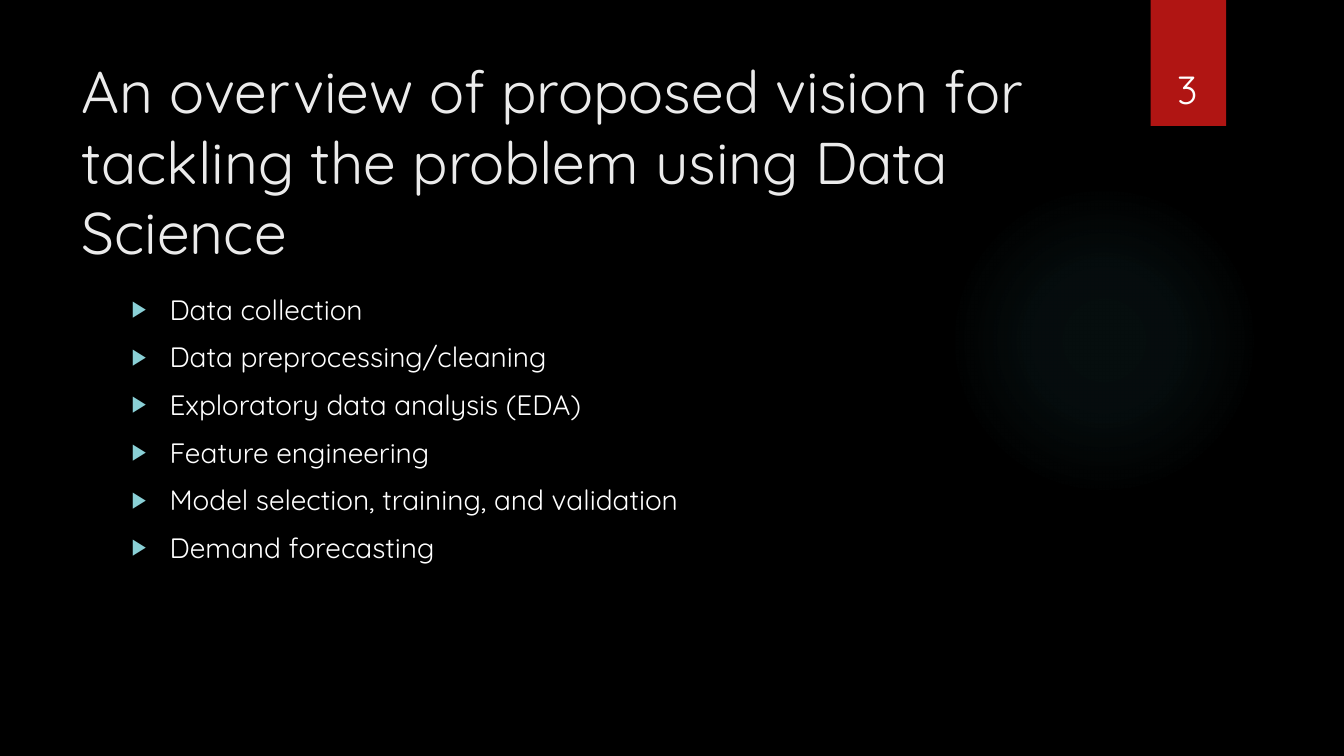
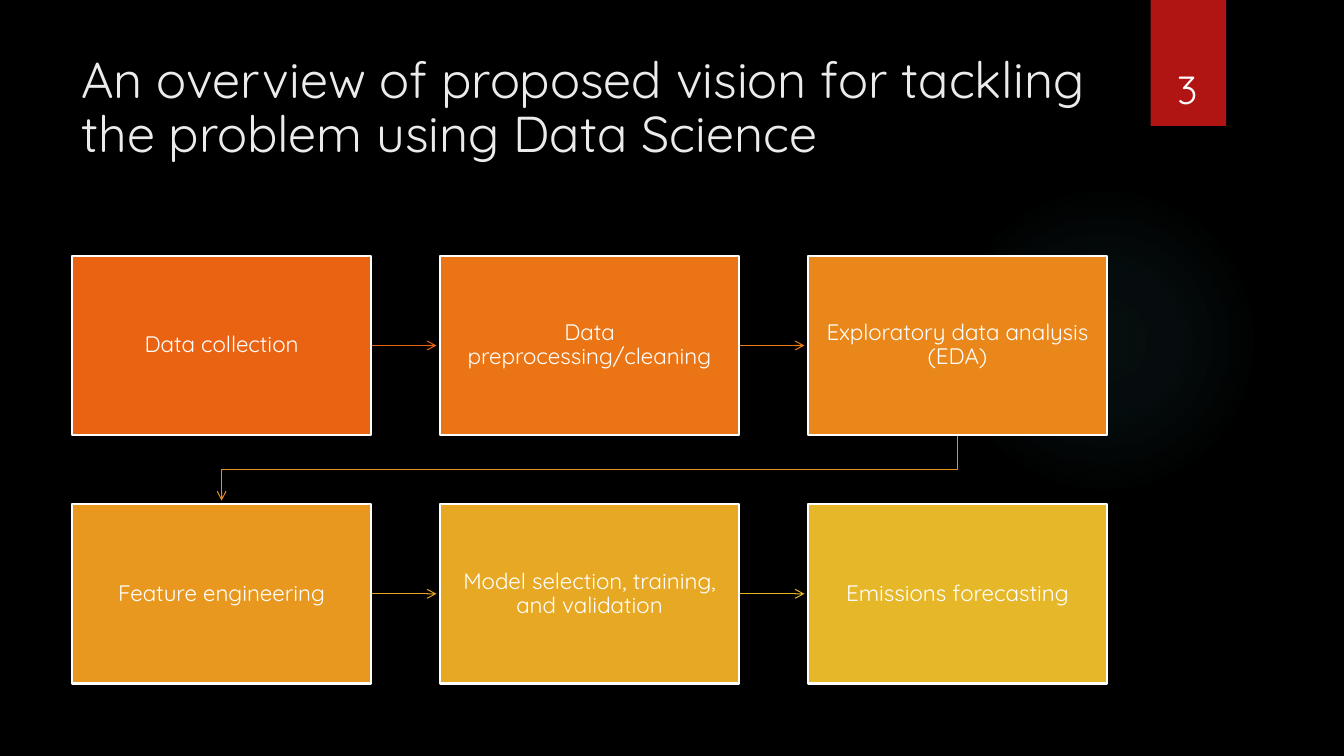
Before and after one commit to zaidjawadi/Capstone-Project, a slide deck: slide 3 of Sprint 1 Presentation.pptx. Drawn at 1344x756 pixels with LibreOffice and Linux fonts; fonts in the diff are those of the drawing; background and template pictures are left out. Boxes give left, top, right and bottom in pixels: in the first picture for what was removed or moved away, otherwise in the second. Text is boxed around its words. In the diff, an @@ line names an element or a change of style, - is before the commit and + after.

```diff
--- a/Sprint 1 Presentation.pptx
+++ b/Sprint 1 Presentation.pptx
@@ title "An overview of proposed vision ..." at [81, 60, 1085, 162]: size 42 to 36 pt; line spacing 1 to 0.9 @@
@@ text removed at [170, 299, 678, 564] @@
-▶ Data collection
-▶ Data preprocessing/cleaning
-▶ Exploratory data analysis (EDA)
-▶ Feature engineering
-▶ Model selection, training, and validation
-▶ Demand forecasting
@@ group added at [72, 256, 1108, 684]: 6 rectangles, 6 texts, 5 freeform shapes @@
+Data collection
+Data preprocessing/cleaning
+Exploratory data analysis (EDA)
+Feature engineering
+Model selection, training, and validation
+Emissions forecasting
```
Also in this commit, not shown: 5 other slides changed, 3 slides added, 6 other files.
